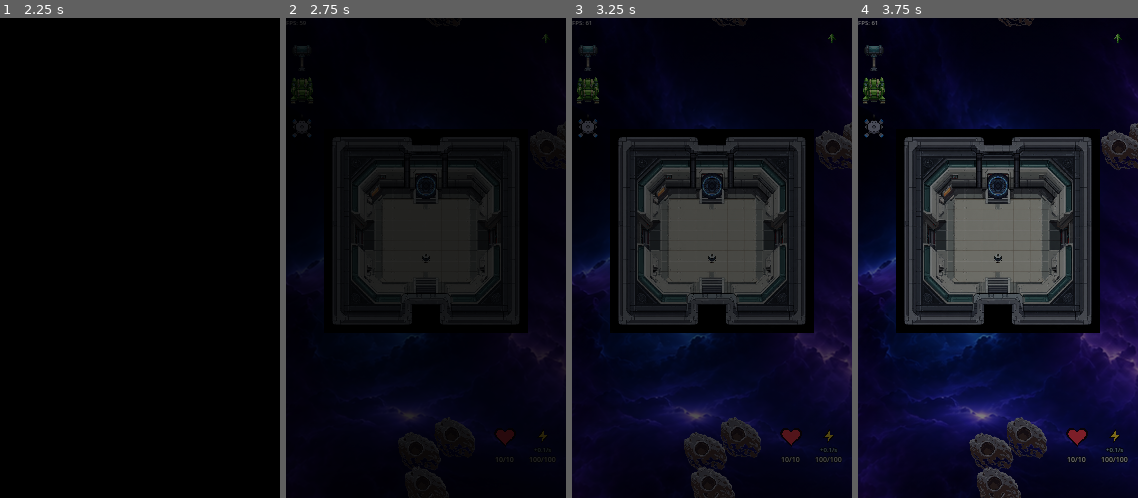
Above: before the commit, frames 1-4 (left to right).
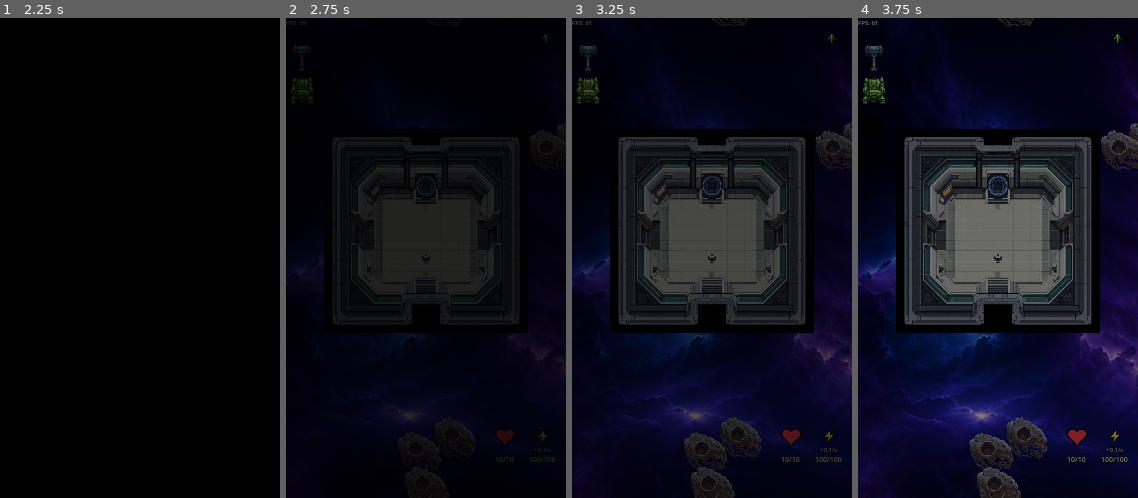
Above: after the commit, the same moments.

Repository: wildane/ShootingStar
Game: Godot game, scene res://scene/main_menu/main_menu.tscn
The game is run twice, just before and just after one commit, with the same random seed, the same clock (stepped at 60 frames per second) and the same inputs.
Inputs (mouse positions are in pixels of both pictures, inside the frame that each line leads up to):
- Up to frame 1 (2.25 s): tap Enter at 0.5, 0.6 s; move the mouse to (201, 234) at 0.52 s; hold Right 0.53-1.25 s; click (201, 234) at 0.67 s; tap Space at 0.77 s; drag from (84, 282) to (126, 354) at 1.27 s; click (16, 90) at 2 s
- Up to frame 2 (2.75 s): no input
- Up to frame 3 (3.25 s): click (588, 123) at 2.75 s
- Up to frame 4 (3.75 s): move the mouse to (998, 186) at 3.52 s; hold Right from 3.53 s (still down); tap Backspace at 3.6 s; click (998, 186) at 3.67 s

Frame 1 is identical in both runs. In frame 2, less than 0.1% of the frame differs, in the area x 2-9%, y 21-25%; in frame 3, 0.1%; in frame 4, 0.2%, in the area x 2-10%, y 20-25%.

Commit message:
Ikon butang dron tukar ikut jenis dipilih, hitam bila OFF
Dron yang aktif sekarang dipaparkan pada butang utama dengan ikon dan warna
jenisnya, dan tekan butang itu semasa aktif mematikan dron serta menjadikan
ikon hitam semula sebelum menu pilihan boleh dibuka lagi.

Diff:
--- a/scene/WeaponAttachment/Drone/DroneDeployer.gd
+++ b/scene/WeaponAttachment/Drone/DroneDeployer.gd
@@ -5,7 +5,6 @@
 @export var drone_scenes: Array[PackedScene] = []
 @export var drone_names: Array[String] = []
 @export var spawn_icon: Texture2D
-@export var remove_icon: Texture2D
 
 # --- KEADAAN ---
 # Hanya SATU dron boleh aktif pada satu masa
@@ -24,6 +23,8 @@
 	pressed.connect(_on_self_pressed)
 	if spawn_icon:
 		icon = spawn_icon
+	# Belum ada dron dipilih: ikon butang utama jadi hitam (OFF)
+	self_modulate = Color.BLACK
 	# _ready() boleh berlaku semasa induk masih menyediakan anak-anak,
 	# jadi bina baris pilihan secara deferred supaya add_child() tak gagal.
 	_bina_pemilih.call_deferred()
@@ -86,13 +87,17 @@
 	print("Pemilih dron dibina: ", drone_scenes.size(), " jenis")
 
 
-# Butang utama: buka/tutup baris pilihan (expand ke kanan, macam menu build)
+# Butang utama:
+# - Dron aktif  -> tekan = matikan dron (ikon jadi hitam semula)
+# - Dron OFF    -> tekan = buka baris pilihan jenis dron
 func _on_self_pressed() -> void:
+	if active_index >= 0:
+		_matikan_drone()
+		tutup_menu()
+		return
+
 	if _opsi == null:
-		if active_index >= 0:
-			_matikan_drone()
-		else:
-			_aktifkan(0)
+		_aktifkan(0)
 		return
 
 	if _opsi.visible:
@@ -166,10 +171,11 @@
 		_butang_jenis[i].set_pressed_no_signal(i == active_index)
 		_butang_jenis[i].modulate = Color.WHITE if i == active_index else Color(0.55, 0.55, 0.55, 0.85)
 
-	if active_index >= 0 and remove_icon:
-		icon = remove_icon
-		self_modulate = Color.RED
+	# Butang utama ikut jenis dron yang sedang aktif; OFF = hitam
+	if active_index >= 0 and active_index < _butang_jenis.size():
+		icon = _butang_jenis[active_index].icon
+		self_modulate = _warna_jenis(active_index)
 	else:
 		if spawn_icon:
 			icon = spawn_icon
-		self_modulate = Color.WHITE
+		self_modulate = Color.BLACK
--- a/scene/level_3/level_3.tscn
+++ b/scene/level_3/level_3.tscn
@@ -296,7 +296,6 @@
 drone_scenes = Array[PackedScene]([ExtResource("19_bkd2d"), ExtResource("20_dronx"), ExtResource("21_dronx")])
 drone_names = Array[String](["Drone Ringan", "Drone Sederhana", "Drone Berat"])
 spawn_icon = ExtResource("16_hr2ua")
-remove_icon = ExtResource("16_hr2ua")
 metadata/_edit_lock_ = true
 
 [node name="Inventory" parent="CanvasLayer" unique_id=1787922766 instance=ExtResource("9_jlgbs")]
